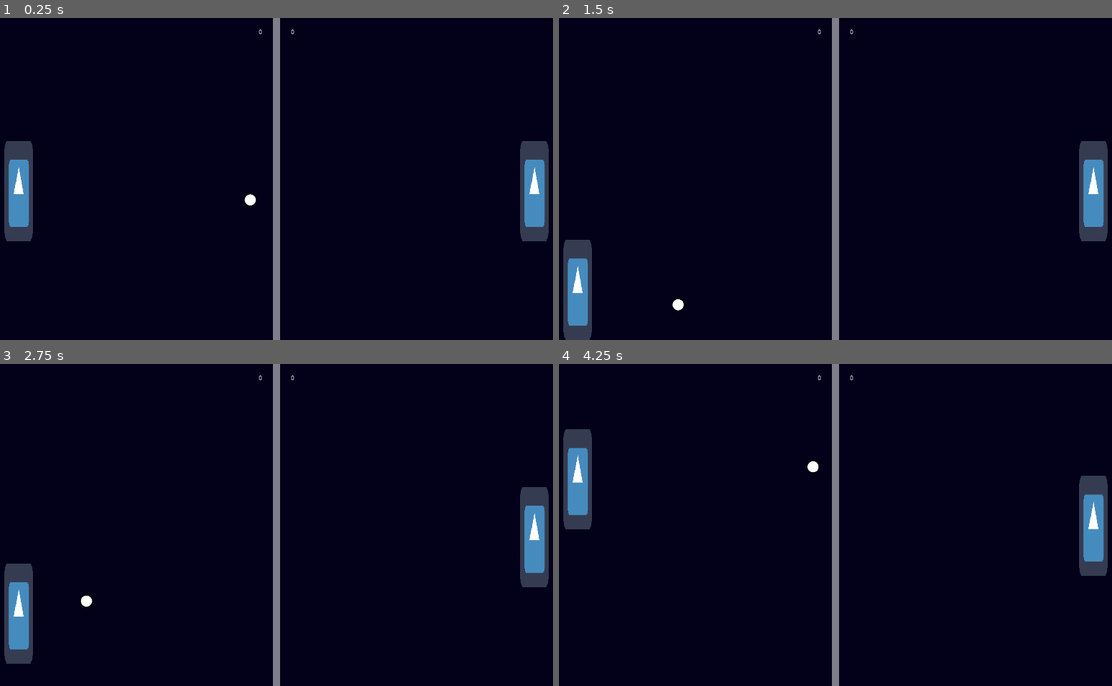
Above: before the commit, frames 1-4 (two rows, left to right).
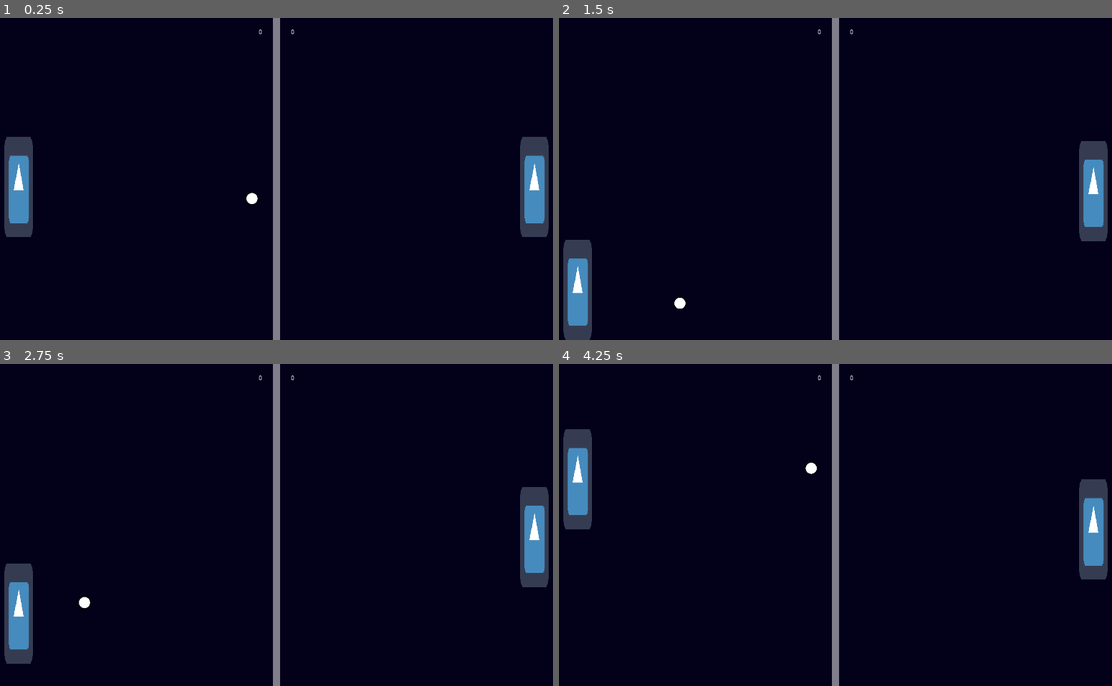
Above: after the commit, the same moments.

Repository: antronomo/GodoPong
Game: Godot game, scene res://Arena/Arena.tscn
Two runs of this game, one before a commit and one after it. Both use one fixed random seed, a clock stepped at 60 frames per second and the inputs below. The project has no main scene, so this scene is started directly. The engine's default icon, where the game draws it, is replaced by a stand-in: a white triangle on a blue panel in a dark square.
Inputs:
- Up to frame 1 (0.25 s): no input
- Up to frame 2 (1.5 s): tap Space (ball_start, bound only after the commit) at 0.6, 1.35 s
- Up to frame 3 (2.75 s): tap Space (ball_start, bound only after the commit) at 2.1 s
- Up to frame 4 (4.25 s): tap Space (ball_start, bound only after the commit) at 2.85, 3.6 s

The runs differ from the first frame. In frame 1, 0.6% of the frame differs, in the area x 0-100%, y 36-70%; in frame 2, less than 0.1%; in frame 3, less than 0.1%; in frame 4, 0.3%.

Commit message:
GameOver Se ha optimizado el código que hace que la pelota vuelva a su posición inicial, se ha añadido una fuinción que hace que debas pulsar el botón de iniciar cada vez que alguien me te un gol (salvo que ambos jugadores sean bots) y cuando uno de estos llega a la meta de goles,s e acaba el uego, haciendo que la pelota ni los jugadores puedan moverse

Diff:
--- a/Arena/Arena.gd
+++ b/Arena/Arena.gd
@@ -1,33 +1,29 @@
 extends Node
 
+var winner : String setget set_winner, get_winner
 var final_score : int = 0
-var winner : String setget set_winner, get_winner
+var score1 : int = 0
+var score2 : int = 0
 
 onready var initial_spd : int = $Ball.spd
 onready var initial_pos_char1 : Vector2 = $Char1.position
 onready var initial_pos_char2 : Vector2 = $Char2.position
 onready var game_size : Vector2 = $ColorRect.rect_size
 
-var score1 : int = 0
-var score2 : int = 0
-
 func _ready() -> void:
-	if final_score == 0: final_score = 3
+	if final_score == 0:
+		final_score = 3
 	$Ball.position = game_size / 2
-
-func _on_Wall_left_body_exited(body:Node) -> void:
-	body_exited(body)
-
-func _on_Wall_right_body_exited(body:Node) -> void:
-	body_exited(body)
+	$Char1.set_can_move(true)
+	$Char2.set_can_move(true)
 
 func body_exited(body:Node) -> void:
 	if body == $Ball:
-		if body.position.x < game_size.x /2:
+		if body.position.x < game_size.x / 2:
 			score2 += 1
 			$Container/Char2_score.text = str(score2)
 			body.initial_direction(1)
-		elif body.position.x > game_size.x /2:
+		elif body.position.x > game_size.x / 2:
 			score1 += 1
 			$Container/Char1_score.text = str(score1)
 			body.initial_direction(0)
@@ -36,20 +32,30 @@
 		body.position = game_size / 2
 		body.spd = initial_spd
 		check_score()
-	else:
-		body.queue_free()
 
-func check_score() -> void: #Terminar, se supone que lanza un ganador cuando uno de ellos alcanza el objetivo
+func check_score() -> void:
 	if(score1 == final_score):
 		set_winner($Char1.c_name)
 	if(score2 == final_score):
 		set_winner($Char2.c_name)
+	$Ball.set_can_move(false)
 
 func set_winner(new_winner : String) -> void:
 	winner = new_winner
+	print("The winner is " + new_winner + "!!!")
 
 func get_winner() -> String:
 	return winner
+
+func _process(_delta):
+	if winner == "":
+		if Input.is_action_just_pressed("ball_start"):
+			$Ball.set_can_move(true)
+		if $Char1.c_name == "bot" && $Char1.c_name == $Char2.c_name:
+			$Ball.set_can_move(true)
+	else:
+		$Char1.set_can_move(false)
+		$Char2.set_can_move(false)
 
 """
 aplicar puntiaciones por 'gol'
@@ -63,7 +69,3 @@
 añadir menú:
 		4 botones, uno para jugar, otro para ajustar los jugadores (si van a ser jugadores o bots, color de cada uno y el color de la pelota), otro para desplegar el tutorial (que explica muy básicamente qué es este juego y cómo se juega) y el útimo para ver el Hall
 """
-
-
-func _on_Ball_stop():
-	pass # Replace with function body.
--- a/Arena/Arena.tscn
+++ b/Arena/Arena.tscn
@@ -110,5 +110,5 @@
 
 [node name="Position2D" type="Position2D" parent="Wall_left"]
 
-[connection signal="body_exited" from="Wall_right" to="." method="_on_Wall_right_body_exited"]
-[connection signal="body_exited" from="Wall_left" to="." method="_on_Wall_left_body_exited"]
+[connection signal="body_exited" from="Wall_right" to="." method="body_exited"]
+[connection signal="body_exited" from="Wall_left" to="." method="body_exited"]
--- a/Ball/Ball.gd
+++ b/Ball/Ball.gd
@@ -1,9 +1,9 @@
 extends KinematicBody2D
+
+onready var can_move : bool = false setget set_can_move, get_can_move
 
 var spd : int = 300
 var vel : Vector2 = Vector2.ZERO
-
-signal stop
 
 func _ready() -> void:
 	randomize()
@@ -22,5 +22,12 @@
 	vel.y = [-0.8, 0.8] [randi() % 2]
 	return vel
 
+func set_can_move(can_i : bool):
+	can_move = can_i
+
+func get_can_move() -> bool:
+	return can_move
+
 func _physics_process(delta) -> void:
-	movement(delta)
+	if can_move == true:
+		movement(delta)
--- a/Player/Player.gd
+++ b/Player/Player.gd
@@ -1,22 +1,23 @@
 extends KinematicBody2D
+
+onready var ball = get_parent().find_node("Ball")
+onready var s_size = get_parent().find_node("ColorRect")
+onready var can_move : bool = false setget set_can_move, get_can_move
+
+export var spd : int = 500
+export var c_name : String = "none"
 
 var screen_size : Vector2
 var vel : Vector2 = Vector2.ZERO
 
-onready var ball = get_parent().find_node("Ball")
-onready var s_size = get_parent().find_node("ColorRect")
-
-export var spd : int = 500
-export var c_name : String = "none"
-
 func _ready() -> void:
-	if c_name == null: queue_free()
+	if c_name == "": queue_free()
 
 func movement(delta) -> void:
 	vel.y = Input.get_action_strength(c_name + "_down") - Input.get_action_strength(c_name + "_up")
 	move_and_collide(vel * spd * delta)
 
-func bot_movement() -> void:
+func bot_movement(delta) -> void:
 	vel.y = 0
 	if abs(ball.position.x - position.x) < s_size.rect_size.x / 2:
 		if abs(ball.position.y - position.y) > 25:
@@ -24,13 +25,20 @@
 				vel.y = 1
 			else:
 				vel.y = -1
-	move_and_slide(vel * spd)
+	move_and_collide(vel * spd * delta)
+
+func set_can_move(can_i : bool):
+	can_move = can_i
+
+func get_can_move() -> bool:
+	return can_move
 
 func _physics_process(delta):
-	match c_name:
-		"player1":
-			movement(delta)
-		"player2":
-			movement(delta)
-		"bot":
-			bot_movement()
+	if can_move:
+		match c_name:
+			"player1":
+				movement(delta)
+			"player2":
+				movement(delta)
+			"bot":
+				bot_movement(delta)
--- a/project.godot
+++ b/project.godot
@@ -25,6 +25,7 @@
 pantalla=false
 window=false
 frames=false
+entrada=false
 
 [input]
 
@@ -48,6 +49,11 @@
 "events": [ Object(InputEventKey,"resource_local_to_scene":false,"resource_name":"","device":0,"alt":false,"shift":false,"control":false,"meta":false,"command":false,"pressed":false,"scancode":16777234,"physical_scancode":0,"unicode":0,"echo":false,"script":null)
  ]
 }
+ball_start={
+"deadzone": 0.5,
+"events": [ Object(InputEventKey,"resource_local_to_scene":false,"resource_name":"","device":0,"alt":false,"shift":false,"control":false,"meta":false,"command":false,"pressed":false,"scancode":32,"physical_scancode":0,"unicode":0,"echo":false,"script":null)
+ ]
+}
 
 [physics]
 
